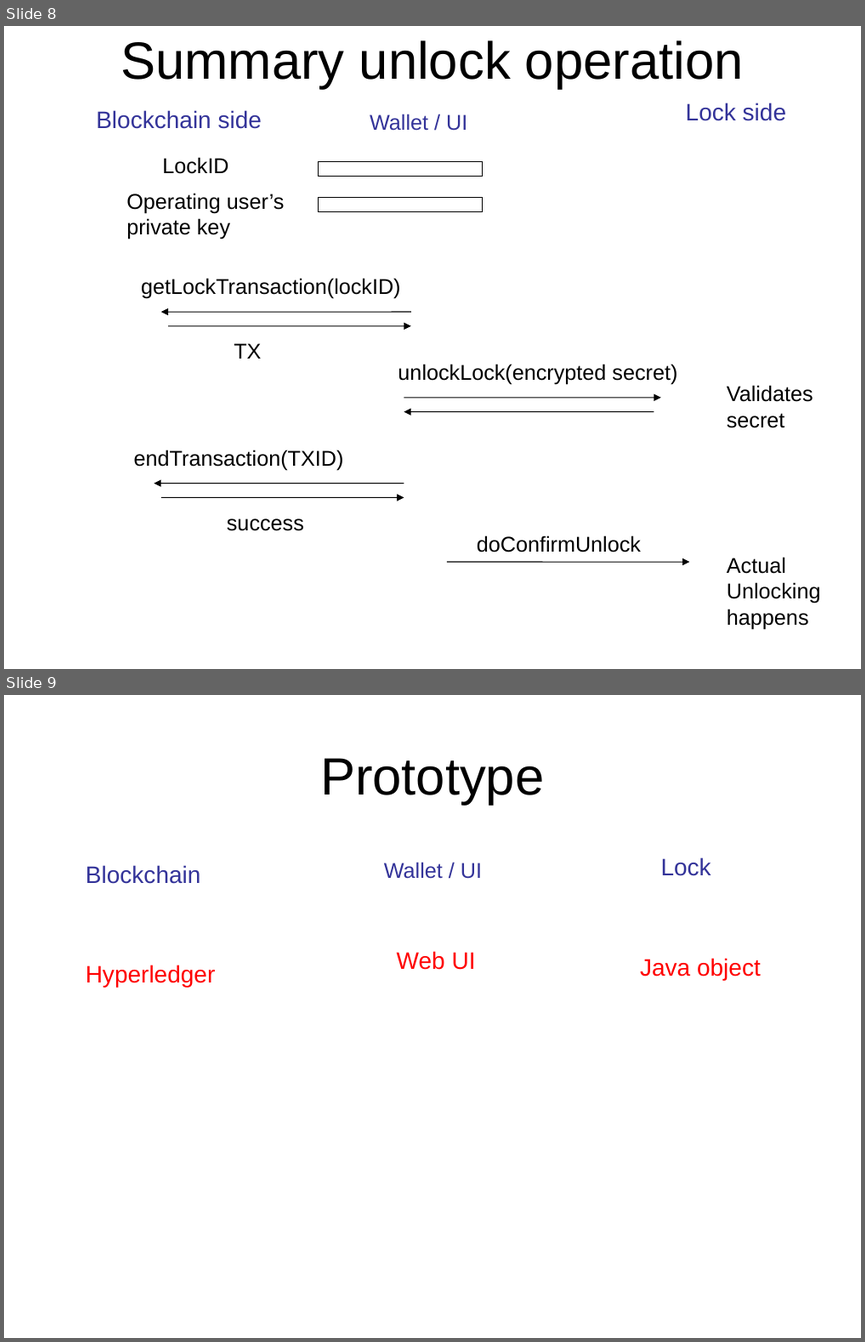
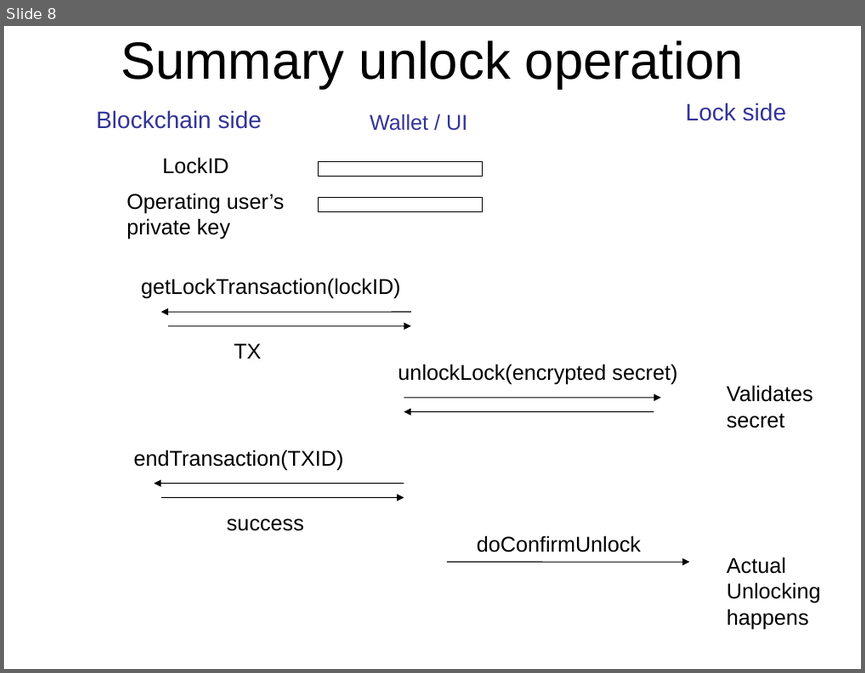
Before and after one commit to blockTeamhackathon/documents, a slide deck: B’Lock.ppt. Shown one above the other, each under a label of ours: slides 8 and 9 before the commit, slide 8 after it. The pictures are 865x1342 and 865x673 pixels, drawn with LibreOffice and Linux fonts; fonts in the diff are those of the drawing. Boxes give left, top, right and bottom in pixels: in the first picture for what was removed or moved away, otherwise in the second. Text is boxed around its words. In the diff, an @@ line names an element or a change of style, - is before the commit and + after.

```diff
--- a/B’Lock.ppt
+++ b/B’Lock.ppt
@@ slide 9 removed at <box>4,695,861,1338</box>, background #FFFFFF @@
@@ title removed at <box>320,758,544,805</box> @@
-Prototype
@@ text removed at <box>86,865,201,884</box> @@
-Blockchain
@@ text removed at <box>384,862,482,879</box> @@
-Wallet / UI
@@ text removed at <box>661,857,711,876</box> @@
-Lock
@@ text removed at <box>86,964,216,987</box> @@
-Hyperledger
@@ text removed at <box>397,951,476,970</box> @@
-Web UI
@@ text removed at <box>640,958,760,980</box> @@
-Java object
```
Also in this commit, not shown: 1 slide changed, 2 slides added.
